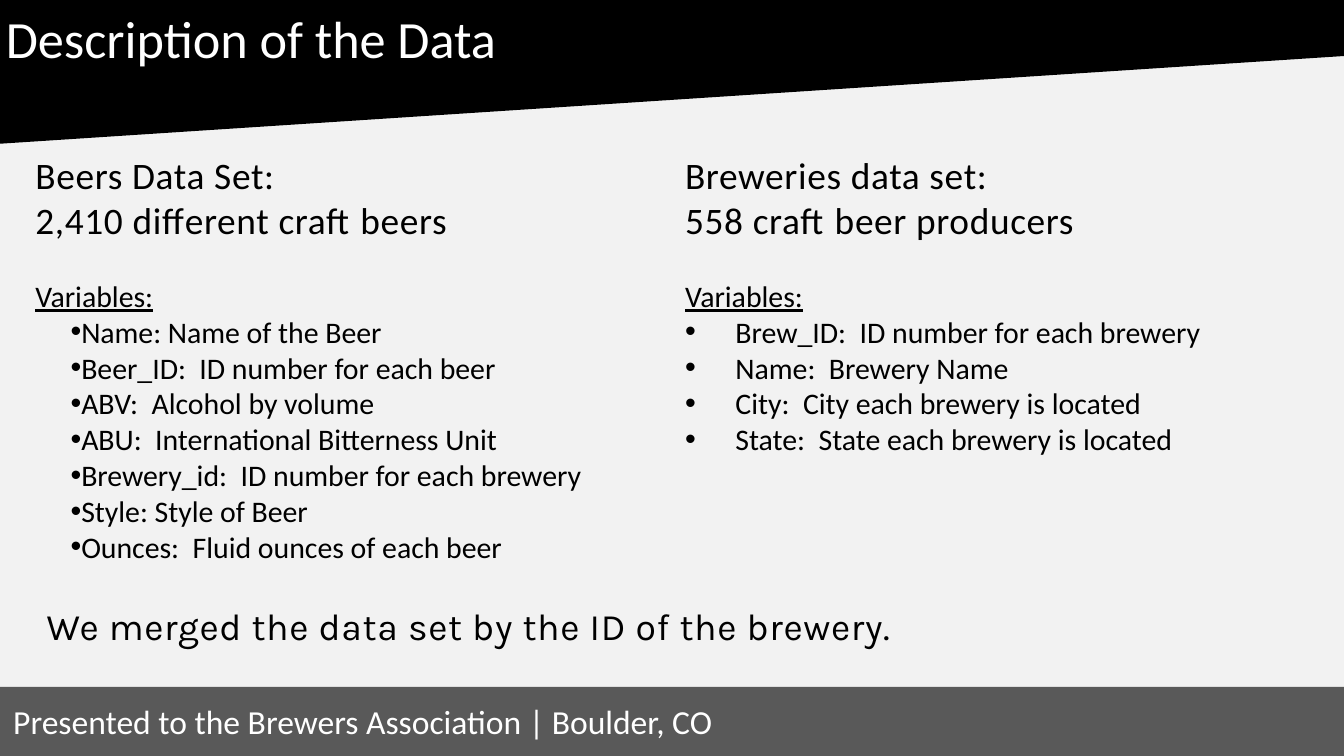
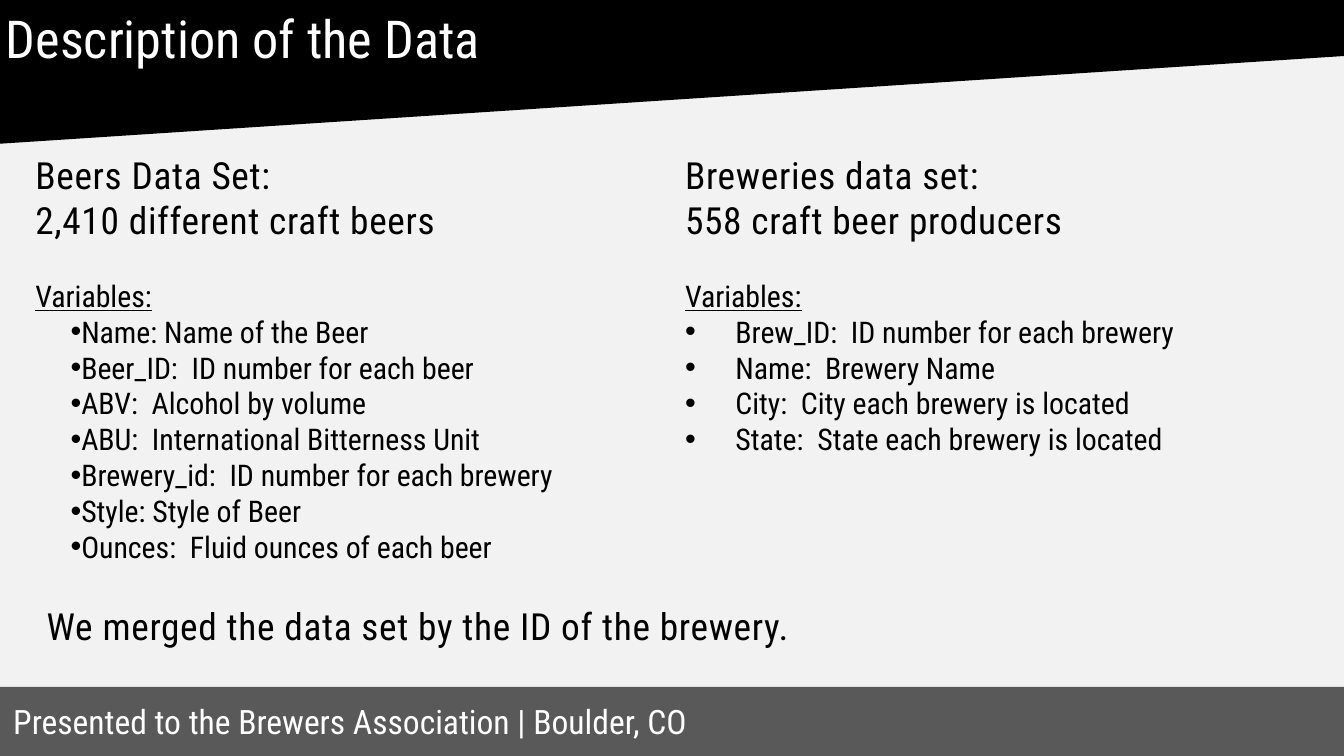
Before and after one commit to renempineda/Craft-Beer-Analysis, a slide deck: slide 3 of Craft Beer Analysis Presentation.pptx. Drawn at 1344x756 pixels with LibreOffice and Linux fonts; fonts in the diff are those of the drawing. Boxes give left, top, right and bottom in pixels: in the first picture for what was removed or moved away, otherwise in the second. Text is boxed around its words. In the diff, an @@ line names an element or a change of style, - is before the commit and + after.

```diff
--- a/Craft Beer Analysis Presentation.pptx
+++ b/Craft Beer Analysis Presentation.pptx
@@ font Calibri to Roboto Condensed in 4 elements at box(0, 1, 1343, 142), box(0, 687, 1344, 755), box(35, 162, 552, 559), box(685, 161, 1173, 457) @@
@@ text "We merged the data set ..." at box(47, 611, 788, 648): font Karla to Roboto Condensed @@
```
Also in this commit, not shown: 13 other slides changed, 1 other file.
